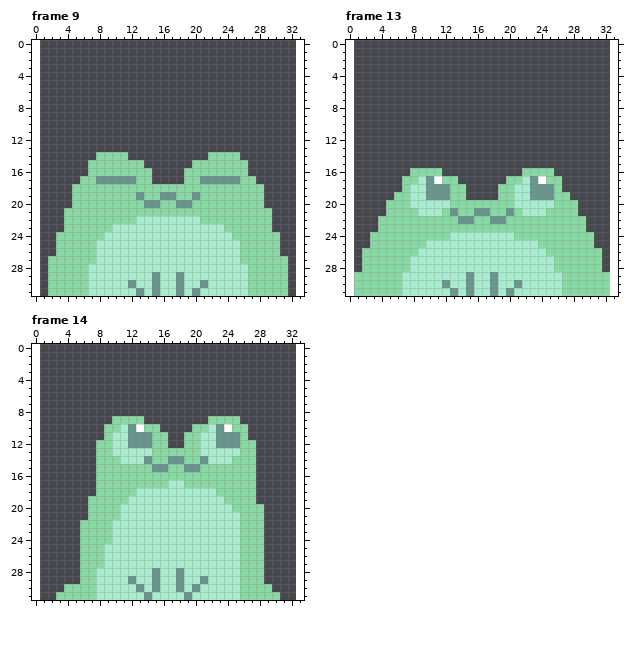
Pixel-art file -- assets/Grenouille.ase. That is the earlier state.
32x32 pixels, 15 frames. Shown: frame 9, frame 13, frame 14. The old version is drawn lined up with the new one, on the new canvas. The commit also changed other frames, which this record leaves out.
The same view after the edit:
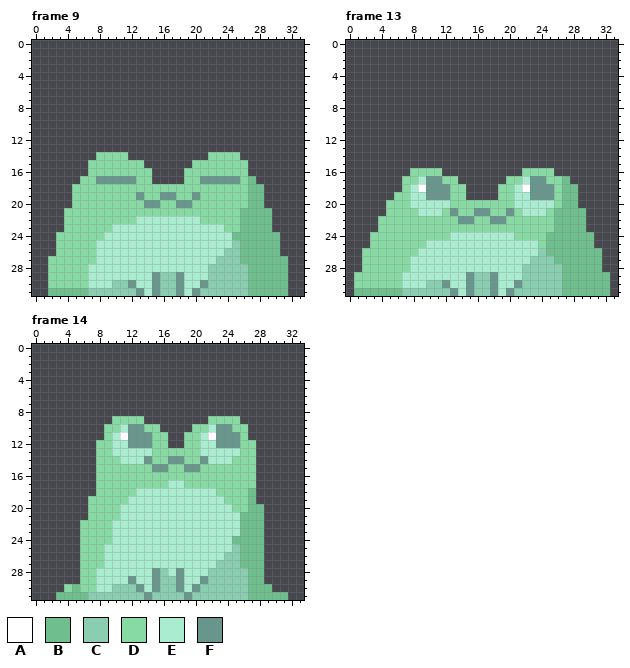
Palette (. is transparent): A #ffffff  B #6fbe8d  C #8aceb2  D #88daa4  E #a9eccf  F #68958c
Edits made:
canvas 32x32 -> 34x32, the old top-left corner now at 1,0
Frame 9:
y 17: x 27 D -> B
y 18..20: x 27..28 DD -> BB
y 21..23: x 26..29 DDDD -> BBBB
y 24: x 25..30 DDDDDD -> BBBBBB
y 25: x 25..30 EDDDDD -> CBBBBB
y 26: x 24..30 EEDDDDD -> CCBBBBB
y 27: x 23..31 EEEDDDDDD -> CCCBBBBBB
y 28: x 22..31 EEEEEDDDDD -> CCCCCBBBBB
y 29: x 16..17 EE -> CC; x 22..31 EEEEEDDDDD -> CCCCCBBBBB
y 30: x 10..11 EE -> CC; x 16..17 EE -> CC; x 22..31 EEEEEDDDDD -> CCCCCBBBBB
y 31: x 2..12 DDDDDEEEEEE -> BBBBBCCCCCC; x 16..17 EE -> CC; x 21..31 EEEEEEDDDDD -> CCCCCCBBBBB
Frame 13:
y 17: x 11 A -> F; x 24 A -> F; x 27 . -> B
y 18: x 9 E -> A; x 22 E -> A; x 27..28 .. -> BB
y 19: x 27..28 D. -> BB
y 20: x 27..28 DD -> BB
y 21: x 26..29 DDD. -> BBBB
y 22..23: x 26..29 DDDD -> BBBB
y 24..25: x 25..30 DDDDDD -> BBBBBB
y 26: x 24..31 EDDDDDDD -> CBBBBBBB
y 27: x 23..31 EEEDDDDDD -> CCCBBBBBB
y 28: x 22..31 EEEEDDDDDD -> CCCCCBBBBB
y 29: x 16..17 EE -> CC; x 22..32 EEEEEDDDDDD -> CCCCCBBBBBB
y 30: x 10..11 EE -> CC; x 16..17 EE -> CC; x 22..32 EEEEEDDDDDD -> CCCCCBBBBBB
y 31: x 1..12 DDDDDDEEEEEE -> BBBBBBCCCCCC; x 16..17 EE -> CC; x 21..32 EEEEEEDDDDDD -> CCCCCCBBBBBB
Frame 14:
y 10: x 13 A -> F; x 24 A -> F
y 11: x 11 E -> A; x 22 E -> A
y 18..19: x 27 D -> B
y 20: x 27..28 DD -> BB
y 21..23: x 26..28 DDD -> BBB
y 24: x 25..28 EDDD -> BBBB
y 25: x 25..28 EDDD -> CBBB
y 26: x 24..28 EEDDD -> CCBBB
y 27: x 23..28 EEEDDD -> CCCBBB
y 28: x 16 E -> C; x 22..28 EEEEDDD -> CCCCCBB
y 29: x 16..17 EE -> CC; x 22..28 EEEEDDD -> CCCCCBB
y 30: x 5 D -> B; x 10..12 EEE -> CCC; x 16..17 EE -> CC; x 21..29 EEEEEDDDD -> CCCCCCBBB
y 31: x 3..13 DDDDDEEEEEE -> BBBBCCCCCCC; x 15..18 EEEE -> CCCC; x 20..31 EEEEEEDDDDD. -> CCCCCCCBBBBB
